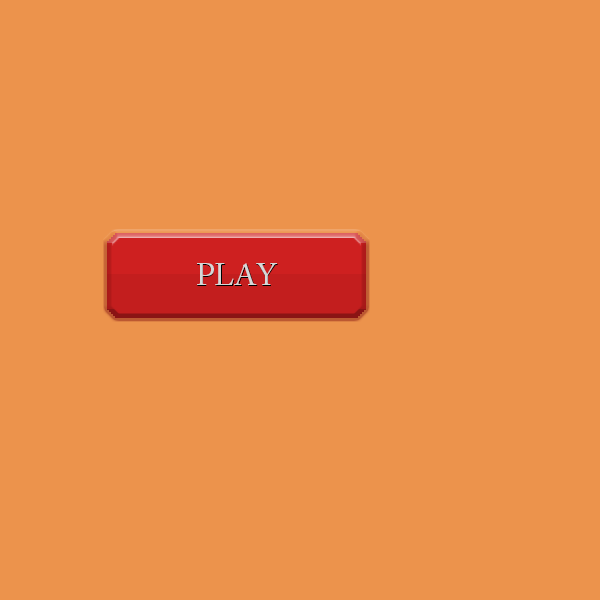
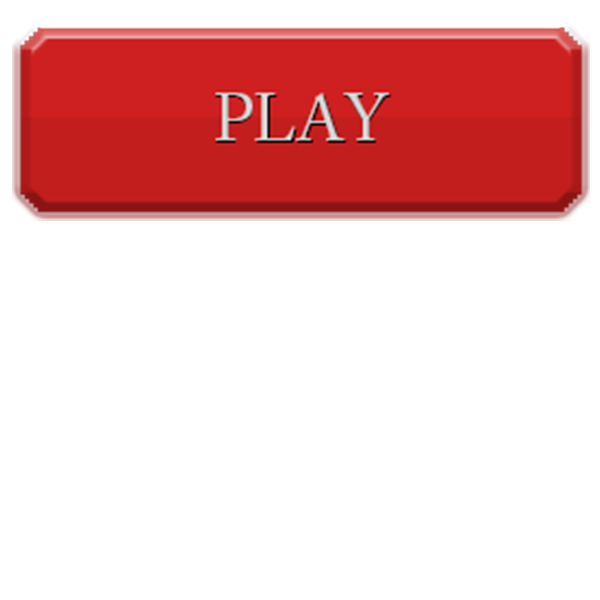
Layer changes from the first w=600, h=600 image to the second:
added layer "Group 1 copy" above "Group 1" over [12, 19, 590, 221]
moved "PLAY" (1st of 2, in "Group 1") into group "Group 1" over [197, 263, 277, 285]
moved "PLAY" (2nd of 2, in "Group 1") into group "Group 1" over [197, 264, 278, 286]
moved "Layer 1 top" into group "Group 1" over [92, 210, 381, 243]
moved "Layer 1" into group "Group 1" over [92, 309, 381, 342]
moved "Layer 2" into group "Group 1" over [85, 274, 389, 355]
moved "Rectangle 1" into group "Group 1" over [107, 233, 366, 318]
hid "Layer 3" over [0, 0, 600, 600]
hid "Background" over [0, 0, 600, 600]
